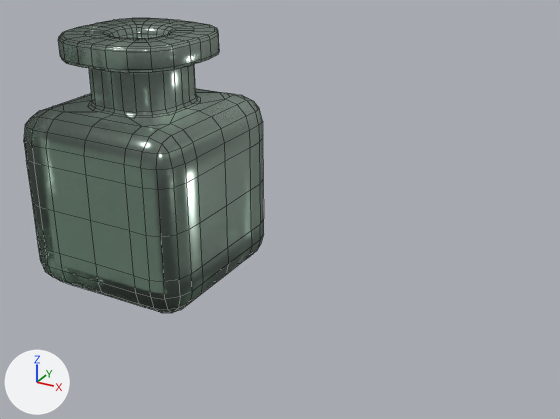
The Blender file Blender_LS/GlassBottle.blend, before and after one commit.
Before and after are seen from a 50 mm lens placed at (5.16, -6.39, 3.29), pointed at (1.67, -0.04, 0.11). Arrows for +X, +Y and +Z are at lower left; the lights stay in place. Mesh edges are drawn as thin lines.

Objects in the first picture: 'GlassBottle'.
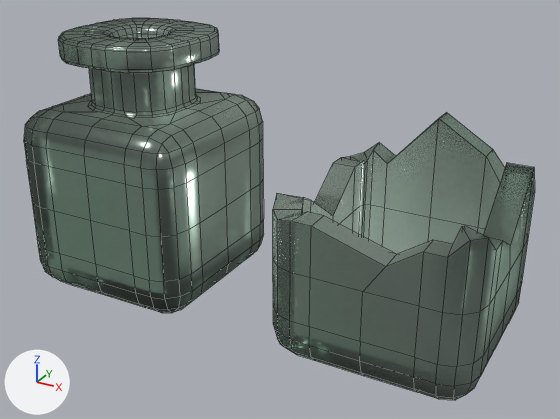
The change, as JSON lines over the scene's bpy script:
```json
{"op": "add", "block": "me_glassbottle_001", "code": ["me_glassbottle_001 = bpy.data.meshes.new('GlassBottle.001')", "me_glassbottle_001.from_pydata(...)  # 378 vertices, 380 faces; spans x -1.0..1.0, y -1.0..1.0, z -1.0..1.06", "me_glassbottle_001.polygons.foreach_set('use_smooth', [True] * 380)", "me_glassbottle_001.materials.append(mat_soda_glass_bottle)"]}
{"op": "add", "block": "ob_glassbottlehalfbroken", "code": ["ob_glassbottlehalfbroken = bpy.data.objects.new('GlassBottleHalfBroken', me_glassbottle_001)", "ob_glassbottlehalfbroken.location = (3.0, 0.0, 0.0)"]}
```

Where the change shows, as pixel boxes [x1, y1, x2, y2] in the pictures (560 x 419 px):
```json
{"object": "GlassBottleHalfBroken", "change": "added", "after": [273, 112, 535, 400]}
```
